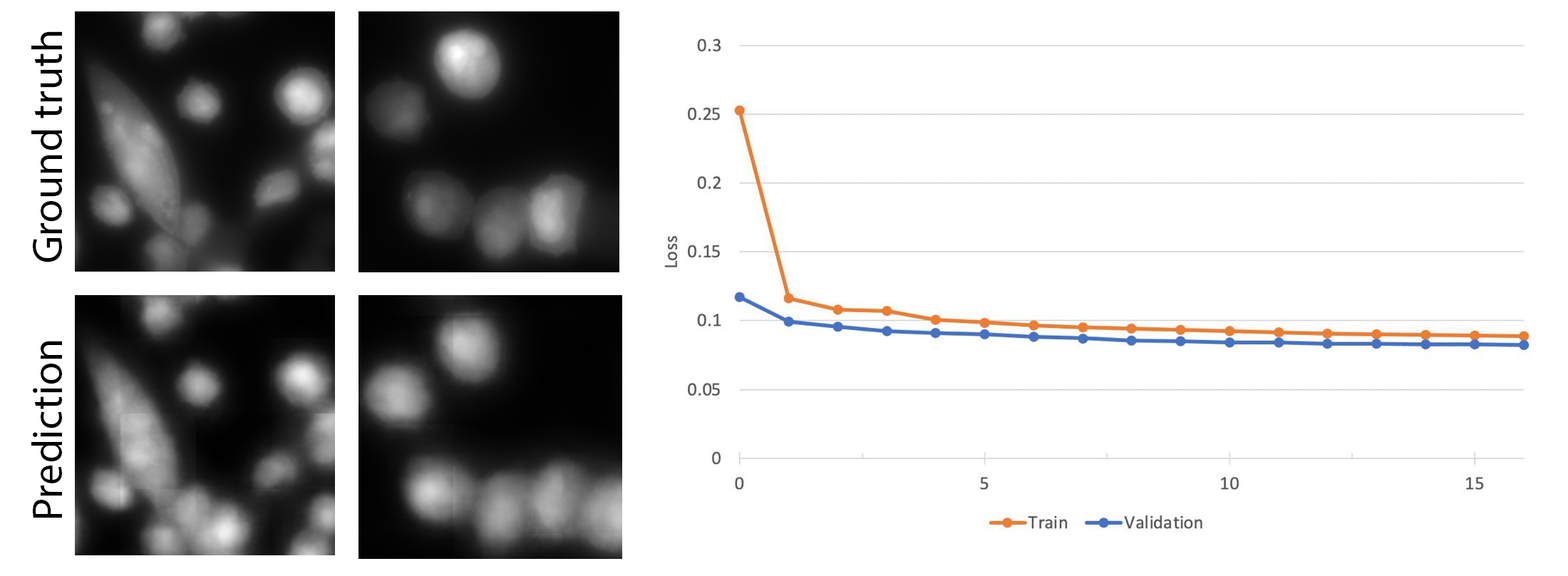
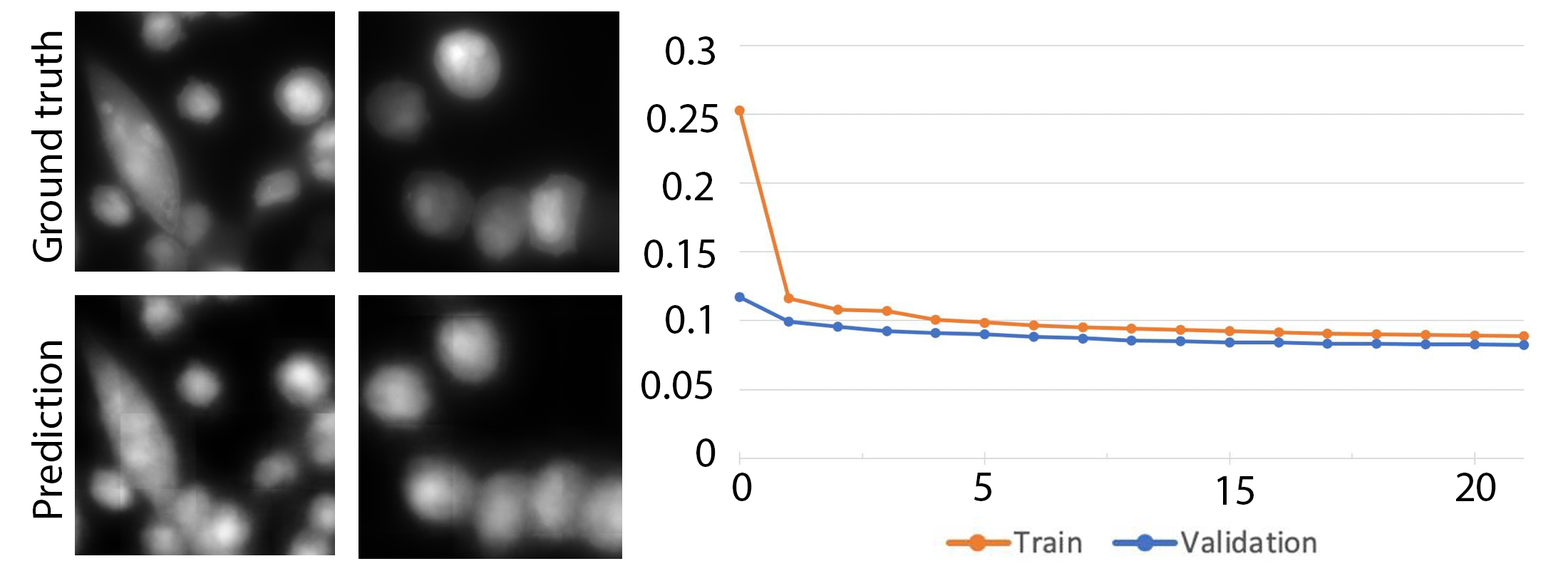
Layer changes from the first w=1568, h=576 image to the second:
added layer "5" above "0" over (973, 472, 992, 502)
added layer "0" (1st of 2) above "15" over (732, 472, 752, 502)
added layer "15" above "0" over (1217, 476, 1254, 505)
added layer "0" (2nd of 2) above "0.25" over (696, 438, 716, 467)
added layer "0.25" above "0.3" over (647, 104, 718, 133)
added layer "0.3" above "0.2" over (665, 36, 715, 65)
added layer "0.2" above "0.15" over (662, 171, 713, 201)
added layer "0.15" above "0.05" over (644, 239, 715, 268)
added layer "0.05" above "0.1" over (641, 370, 713, 400)
added layer "0.1" above "20" over (665, 305, 710, 334)
added layer "20" above "Layer 7" over (1456, 472, 1497, 502)
added layer "Layer 7" above "pcc-training" over (641, 34, 1497, 557)
added layer "Layer 6" above "Layer 5" over (641, 186, 726, 390)
